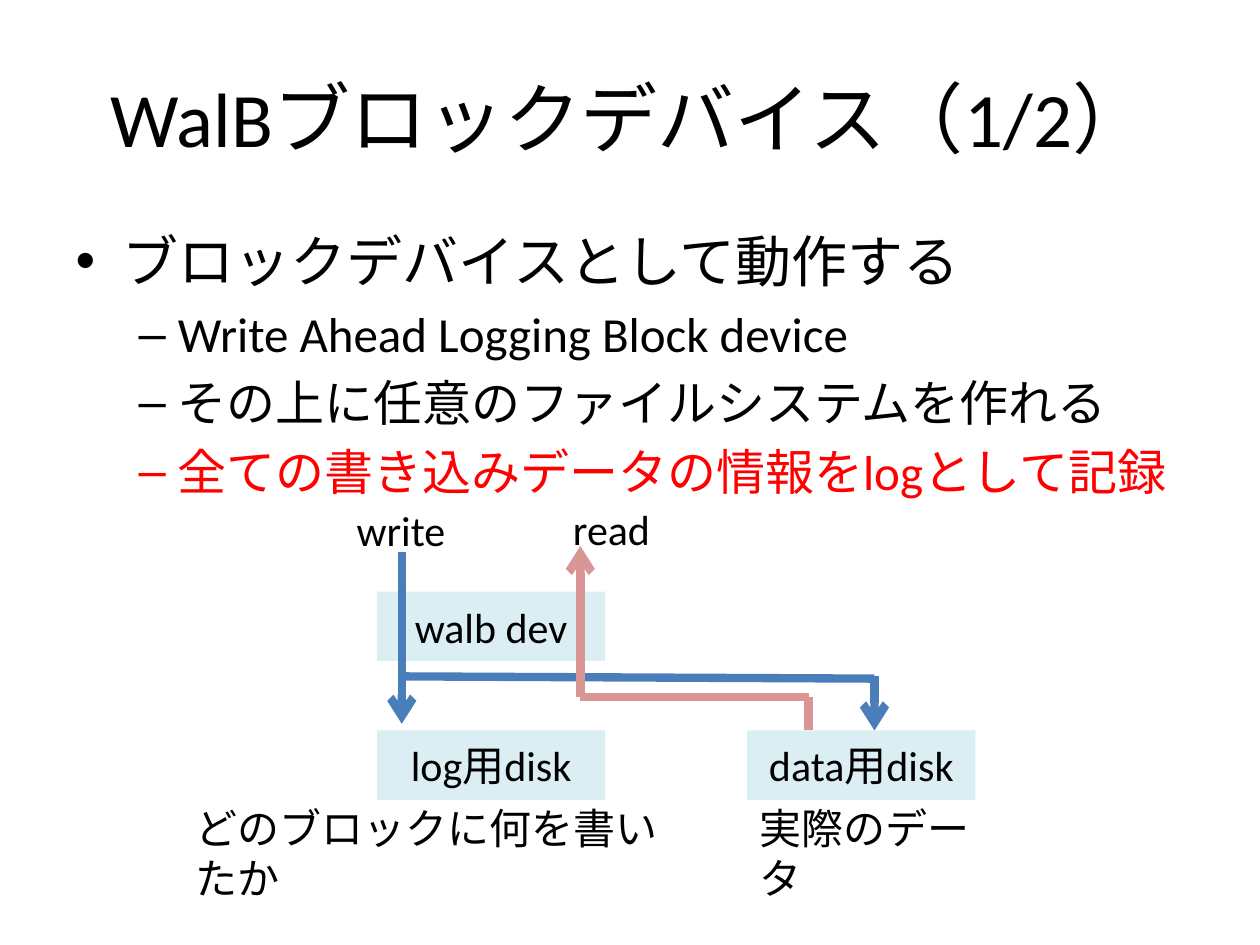
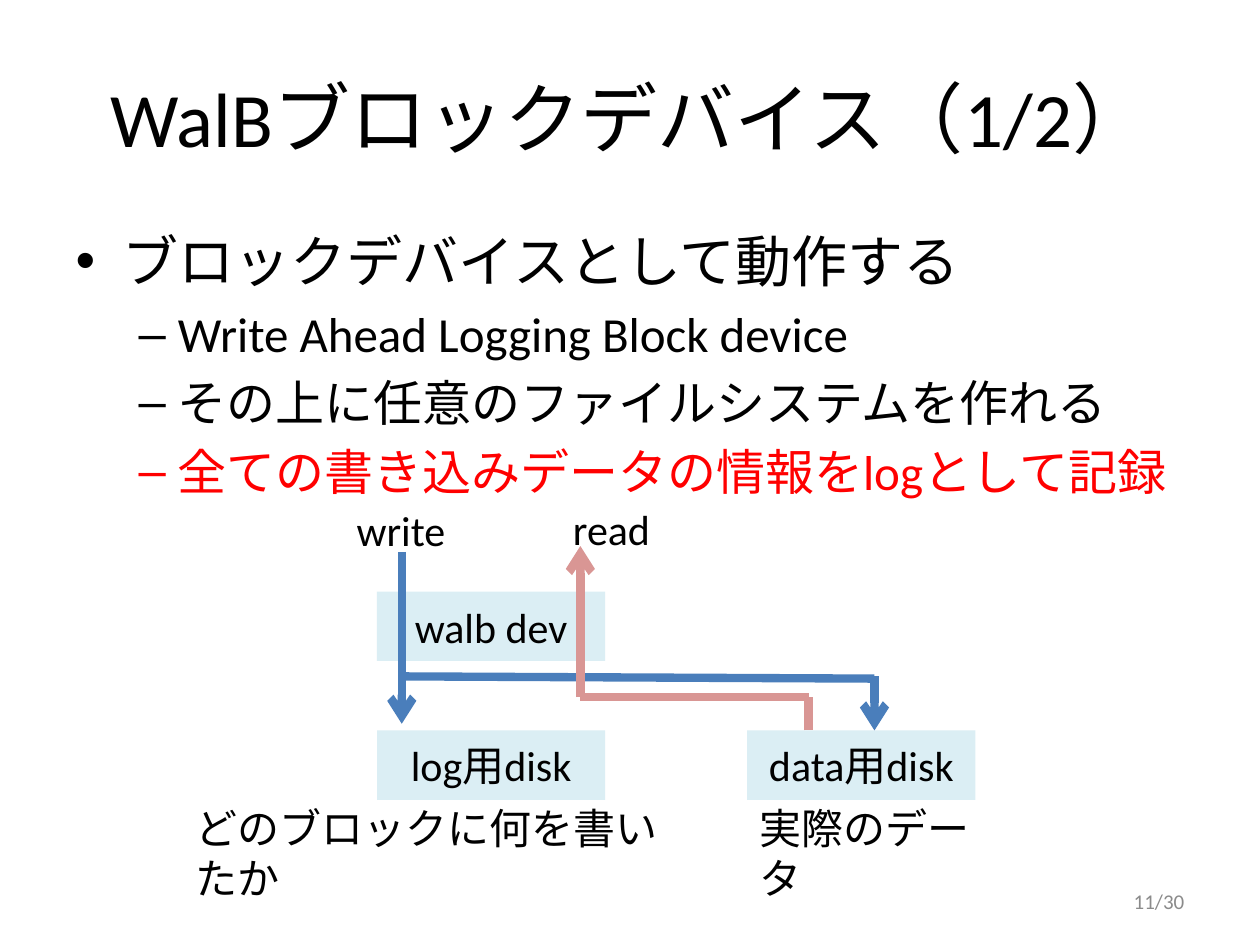
Before and after one commit to walb-linux/walb-tools, a slide deck: slide 11 of doc/walb-is-hard.pptx (slide 9 before the commit). Drawn at 1260x945 pixels with LibreOffice and Linux fonts; fonts in the diff are those of the drawing. Boxes give left, top, right and bottom in pixels: in the first picture for what was removed or moved away, otherwise in the second. Text is boxed around its words. In the diff, an @@ line names an element or a change of style, - is before the commit and + after.

```diff
--- a/doc/walb-is-hard.pptx
+++ b/doc/walb-is-hard.pptx
@@ page number added at bbox=[1134, 894, 1185, 910], 12 pt, text #8C8C8C @@
+11/30
```
Also in this commit, not shown: 26 other slides changed, 3 slides added.
